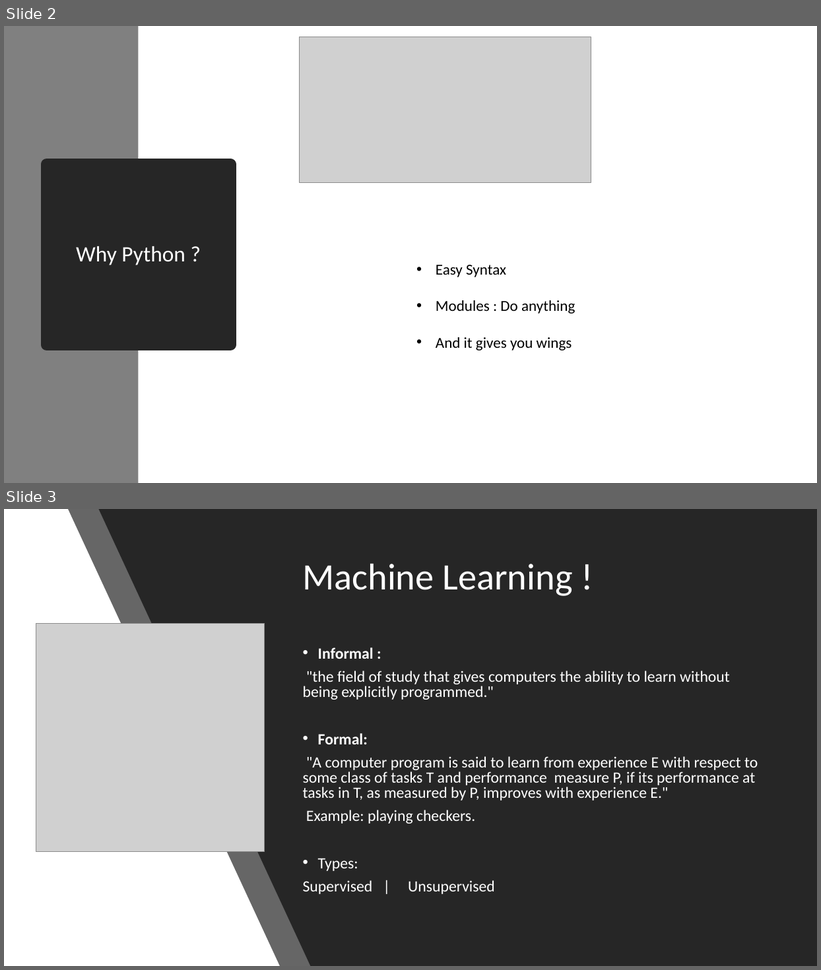
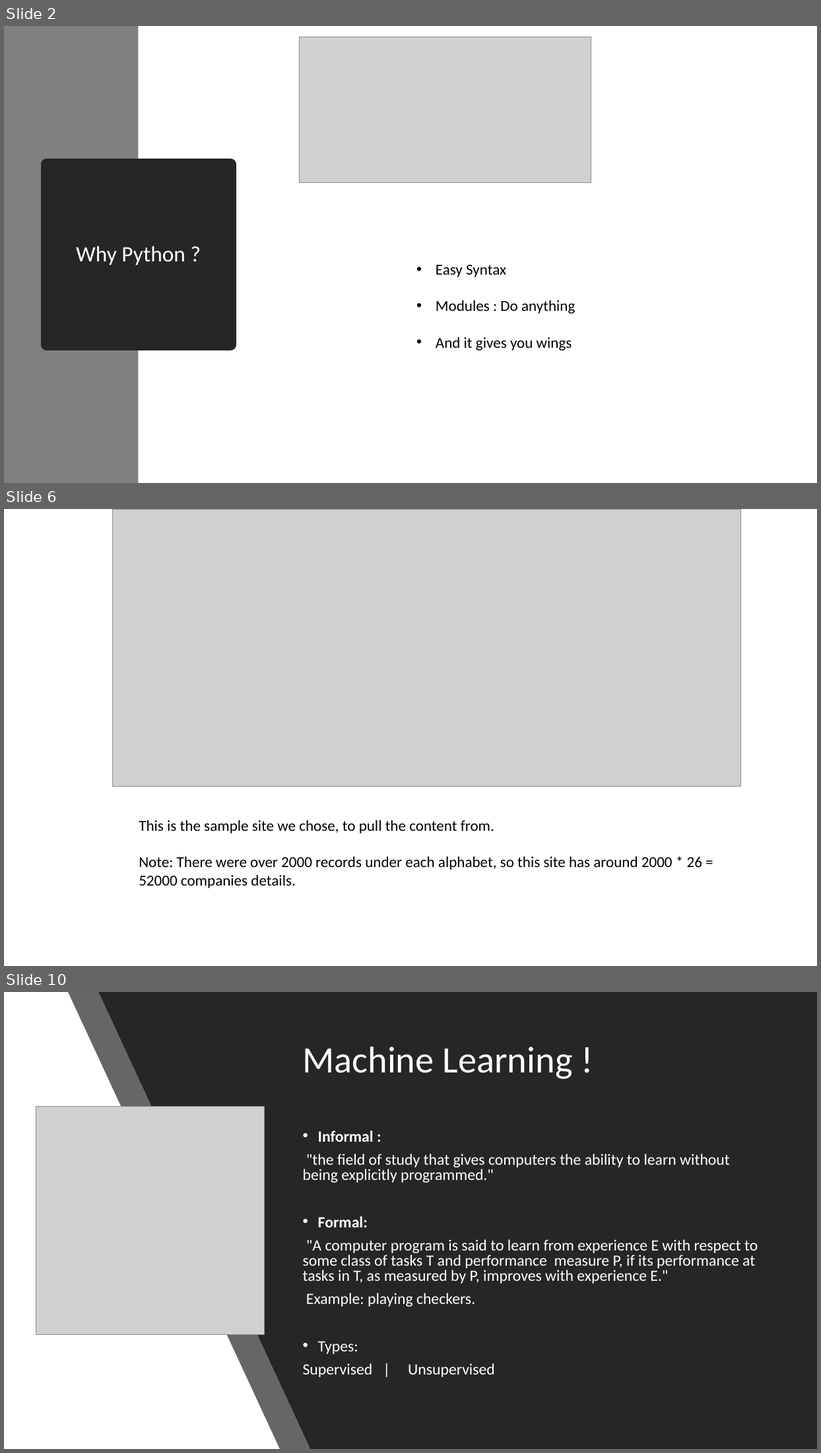
Before and after one commit to VarunAravinth/machine-learning-using-python, a slide deck: machine-learning-using-python/Machine Learning with Python.pptx. Shown one above the other, each under a label of ours: slides 2 and 3 before the commit, slides 2, 6 and 10 after it; the slides between them are not shown. The pictures are 821x970 and 821x1453 pixels, drawn with LibreOffice and Linux fonts; fonts in the diff are those of the drawing; grey boxes stand for pictures. Boxes give left, top, right and bottom in pixels: in the first picture for what was removed or moved away, otherwise in the second. Text is boxed around its words. In the diff, an @@ line names an element or a change of style, - is before the commit and + after.

```diff
--- a/machine-learning-using-python/Machine Learning with Python.pptx
+++ b/machine-learning-using-python/Machine Learning with Python.pptx
@@ slide 6 added at box(4, 509, 817, 966), background #FFFFFF @@
@@ picture added at box(112, 509, 741, 787) @@
@@ text added at box(139, 821, 702, 889), 18 pt, text #000000 @@
+This is the sample site we chose, to pull the content from.
+Note: There were over 2000 records under each alphabet, so this site has around 2000 * 26 = 52000 companies details.
@@ what was slide 3 is now slide 10 @@
```
Also in this commit, not shown: 2 slides changed, 7 other slides added.
